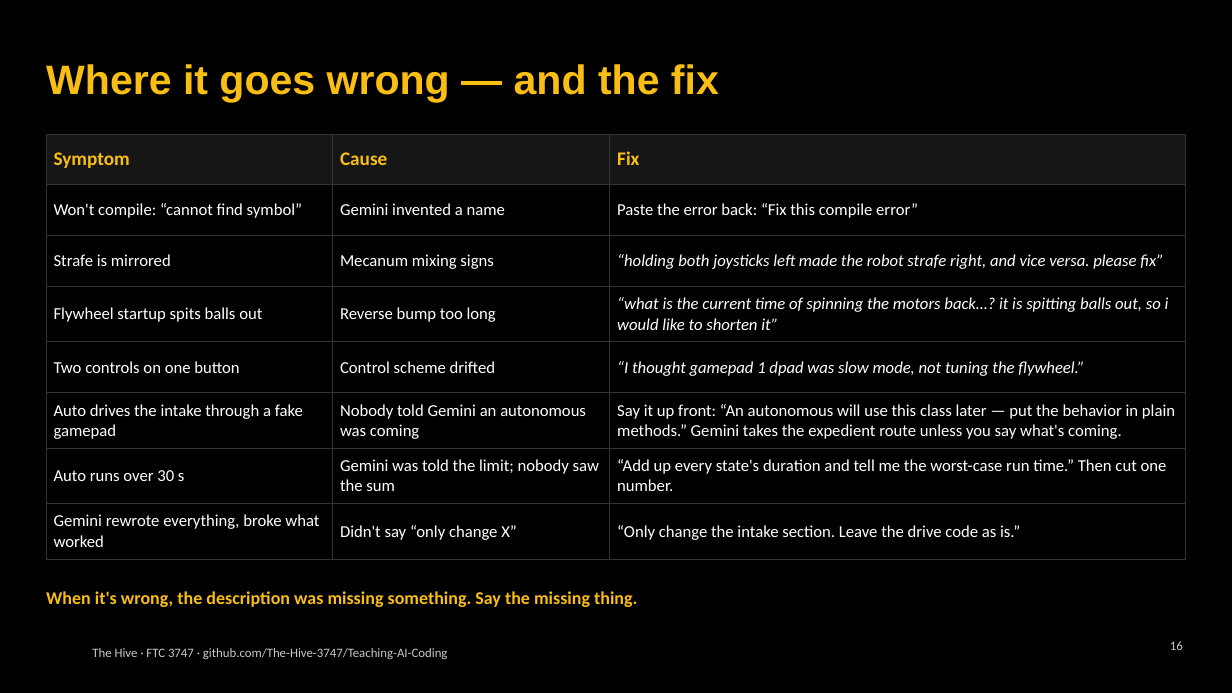
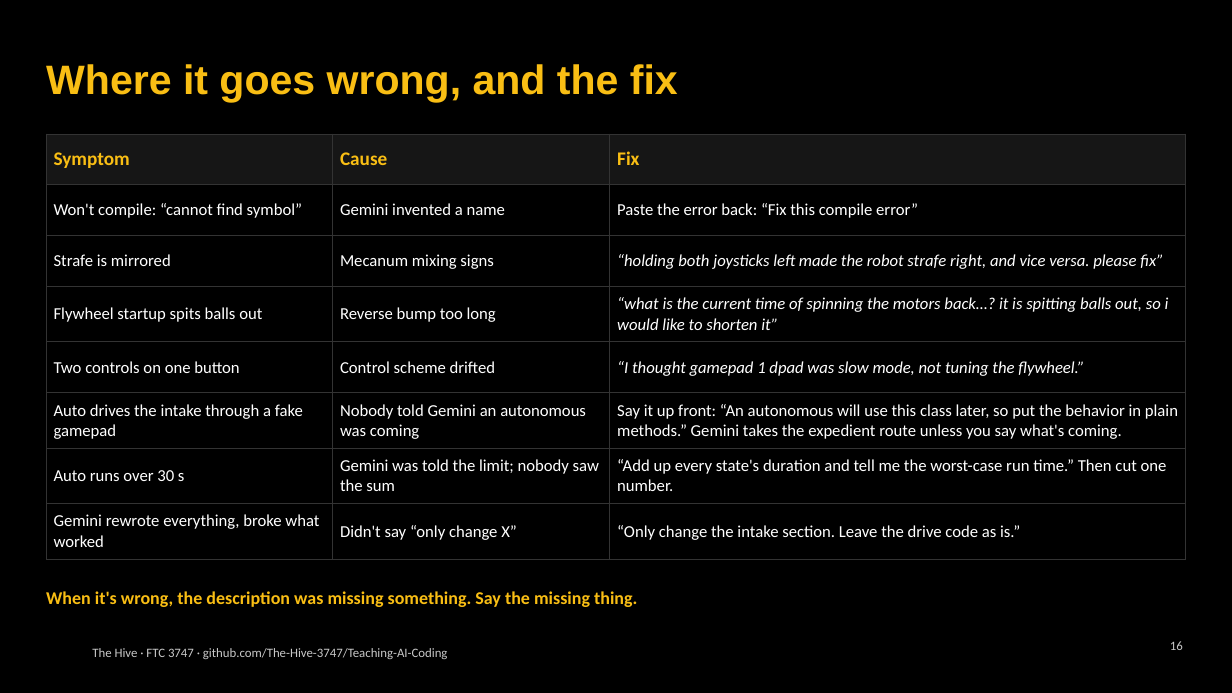
Before and after one commit to The-Hive-3747/Teaching-AI-Coding, a slide deck: slide 16 of slides/kickoff.pptx. Drawn at 1232x693 pixels with LibreOffice and Linux fonts; fonts in the diff are those of the drawing; background and template pictures are left out. Boxes give left, top, right and bottom in pixels: in the first picture for what was removed or moved away, otherwise in the second. Text is boxed around its words. In the diff, an @@ line names an element or a change of style, - is before the commit and + after.

```diff
--- a/slides/kickoff.pptx
+++ b/slides/kickoff.pptx
@@ title at (46, 64, 678, 103): text changed @@
-Where it goes wrong — and the fix
+Where it goes wrong, and the fix
@@ table at (46, 134, 1186, 551) @@
-row 6, column 3: Say it up front: “An autonomous will use this class later — put the behavior in plain methods.” Gemini takes the expedient route unless you say what's coming.
+row 6, column 3: Say it up front: “An autonomous will use this class later, so put the behavior in plain methods.” Gemini takes the expedient route unless you say what's coming.
```
Also in this commit, not shown: 18 other slides changed, 43 other files.
